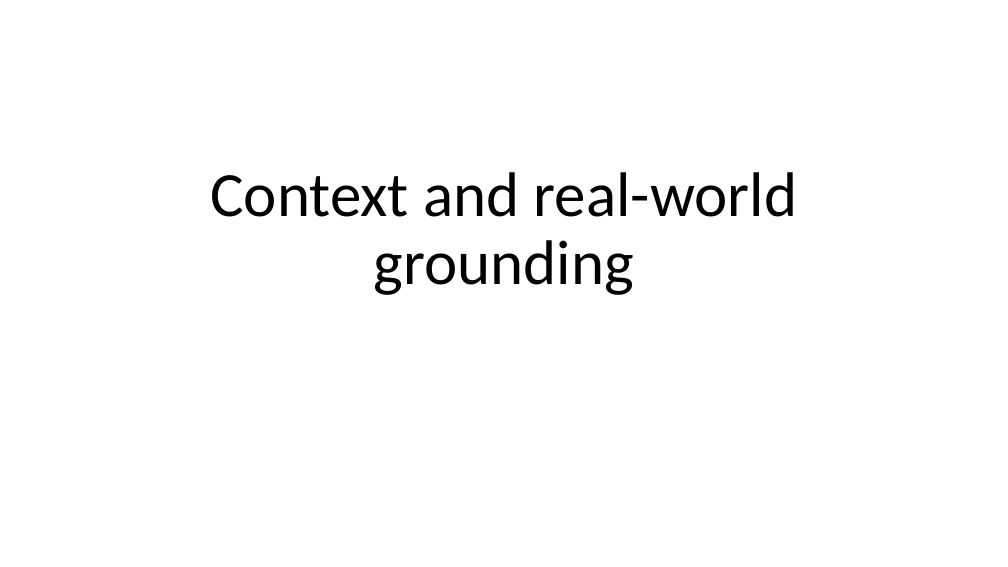
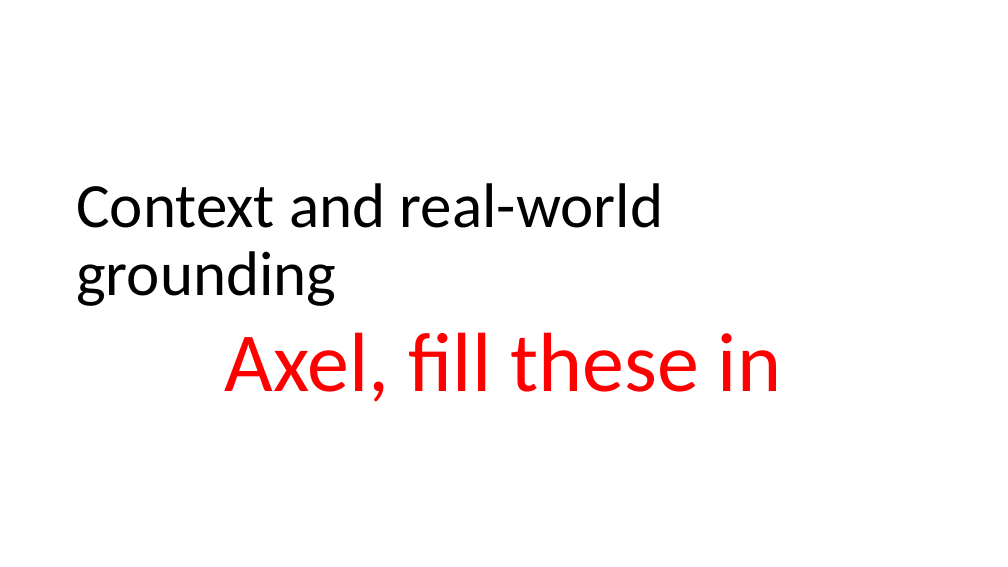
Before and after one commit to EdmundGoodman/Warwick_modelling, a slide deck: slide 22 of modelling_presentation/ComputerModellingPresentation.pptx (slide 24 before the commit). Drawn at 1008x567 pixels with LibreOffice and Linux fonts; fonts in the diff are those of the drawing. Boxes give left, top, right and bottom in pixels: in the first picture for what was removed or moved away, otherwise in the second. Text is boxed around its words. In the diff, an @@ line names an element or a change of style, - is before the commit and + after.

Commit message:
Updated modelling presentation so Axel has absolutely minimal work to do in his domain

```diff
--- a/modelling_presentation/ComputerModellingPresentation.pptx
+++ b/modelling_presentation/ComputerModellingPresentation.pptx
@@ title "Context and real-world grounding": place and size @@
-title "Context and real-world grounding" at (210, 172, 797, 295)
+title "Context and real-world grounding" at (76, 183, 663, 306)
@@ title "Context and real-world grounding" at (76, 183, 663, 306): alignment centre to left @@
@@ text added at (225, 332, 781, 402), 80 pt, text #FF0000 @@
+Axel, fill these in
```
Also in this commit, not shown: 5 other slides changed, 8 slides added, 5 slides removed, 1 other file.
